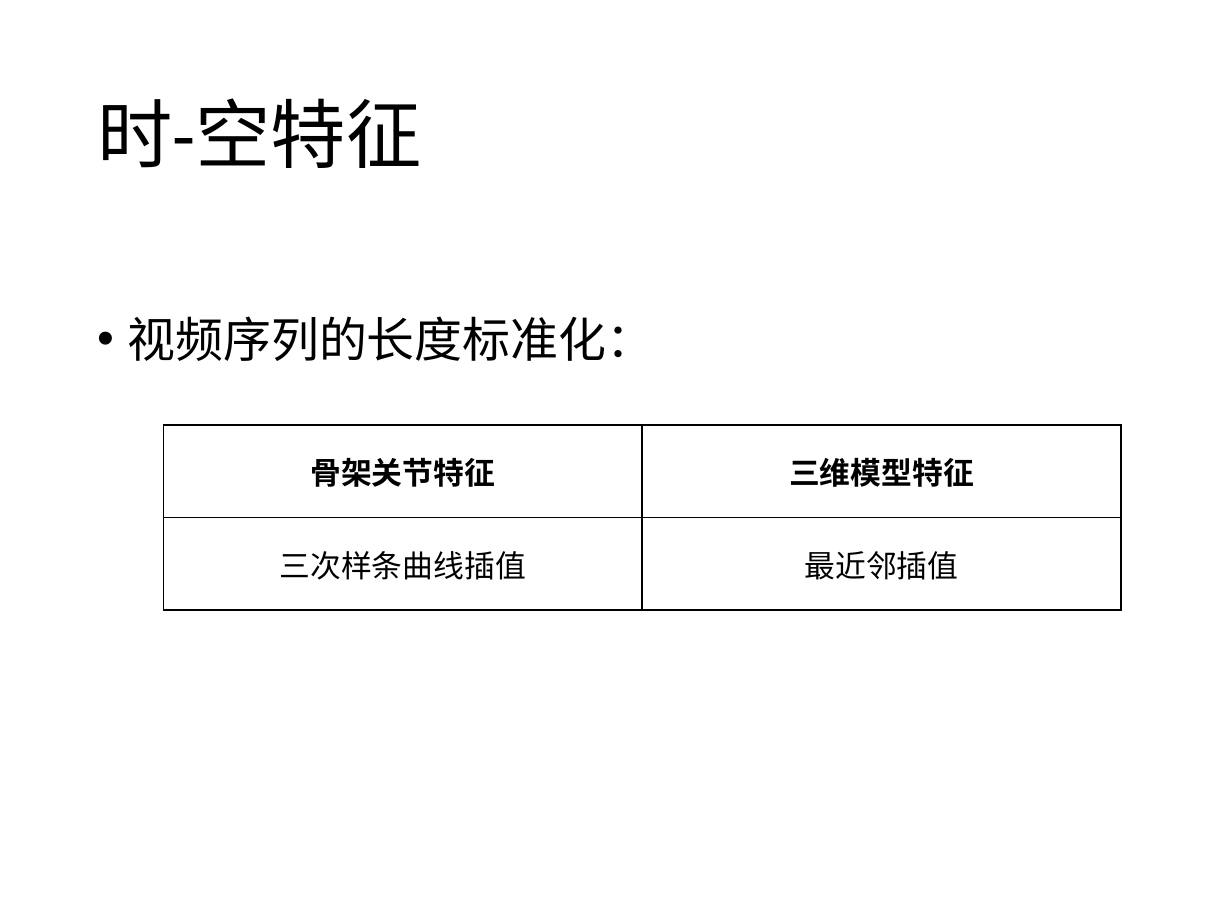
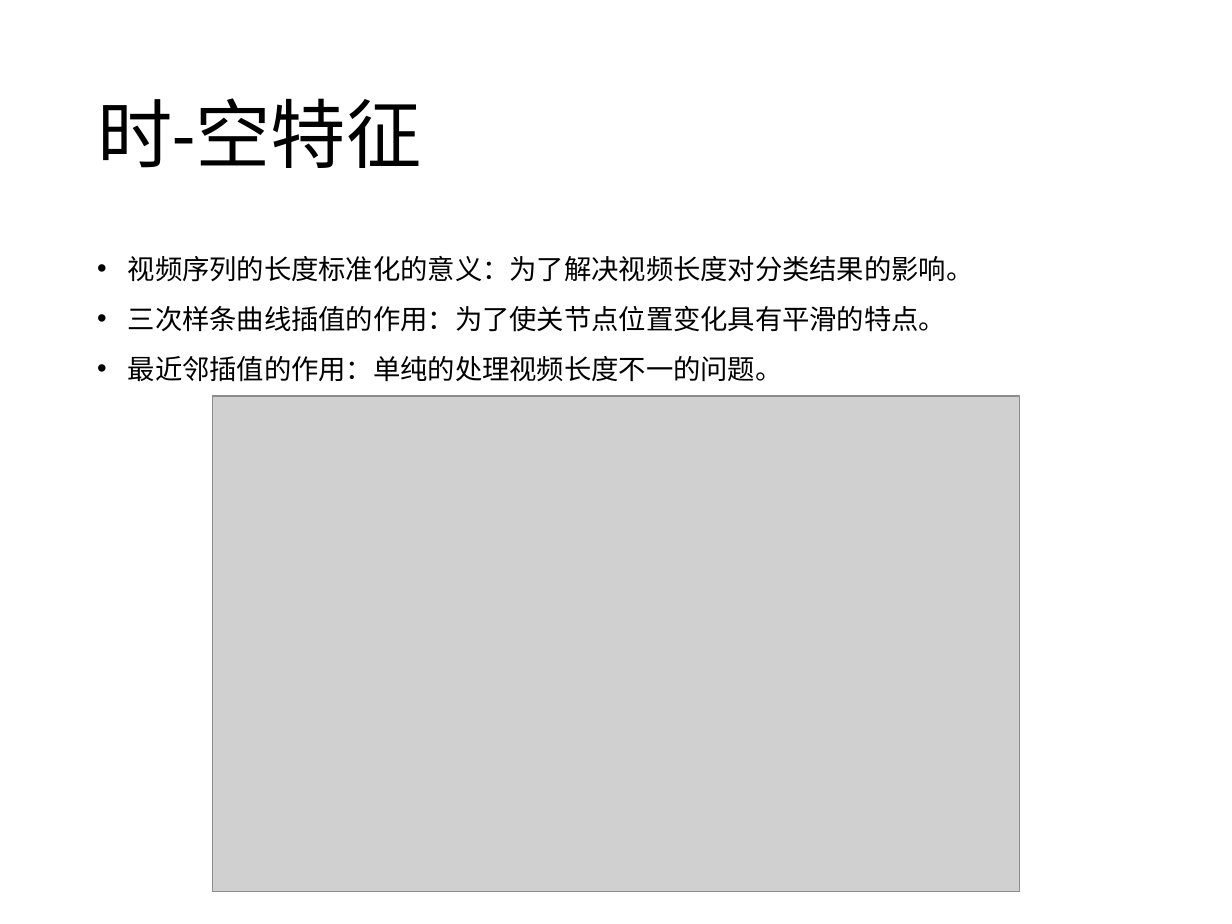
Before and after one commit to Mostro-Complexity/The-Damn-Thesis, a slide deck: slide 10 of 仇思宇-终期答辩-20190530.pptx (slide 9 before the commit). Drawn at 1232x924 pixels with LibreOffice and Linux fonts; fonts in the diff are those of the drawing; grey boxes stand for pictures. Boxes give left, top, right and bottom in pixels: in the first picture for what was removed or moved away, otherwise in the second. Text is boxed around its words. In the diff, an @@ line names an element or a change of style, - is before the commit and + after.

```diff
--- a/仇思宇-终期答辩-20190530.pptx
+++ b/仇思宇-终期答辩-20190530.pptx
@@ text at [128,256,974,382]: text changed; size 28 to 16 pt @@
-• 视频序列的长度标准化：
+• 视频序列的长度标准化的意义：为了解决视频长度对分类结果的影响。
+• 三次样条曲线插值的作用：为了使关节点位置变化具有平滑的特点。
+• 最近邻插值的作用：单纯的处理视频长度不一的问题。
@@ picture added at [213,397,1020,892] @@
@@ table removed at [163,425,1121,610], 2 rows, 2 columns @@
-骨架关节特征 | 三维模型特征
-三次样条曲线插值 | 最近邻插值
```
Also in this commit, not shown: 10 other slides changed, 4 slides added, 5 slides removed, 13 other files.
